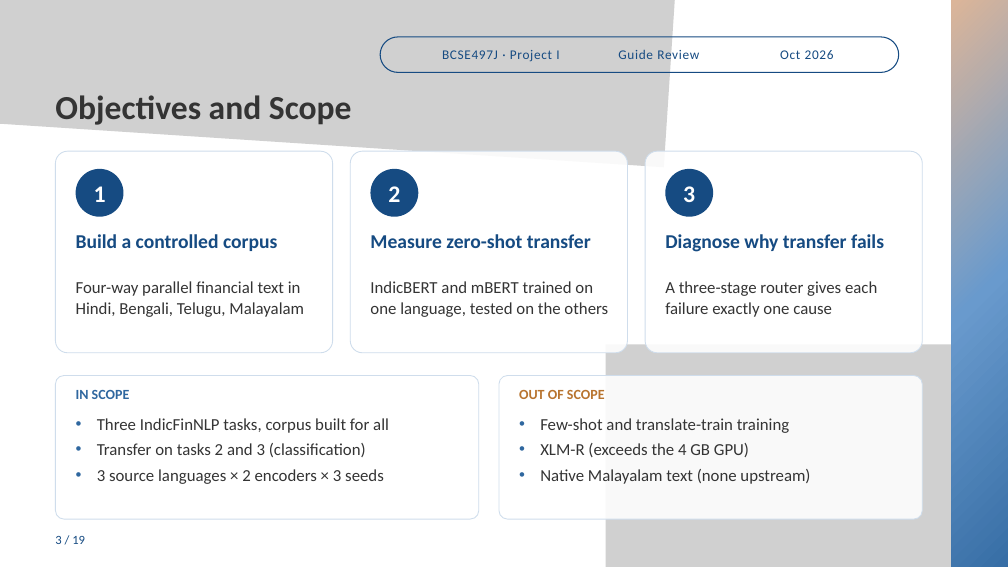
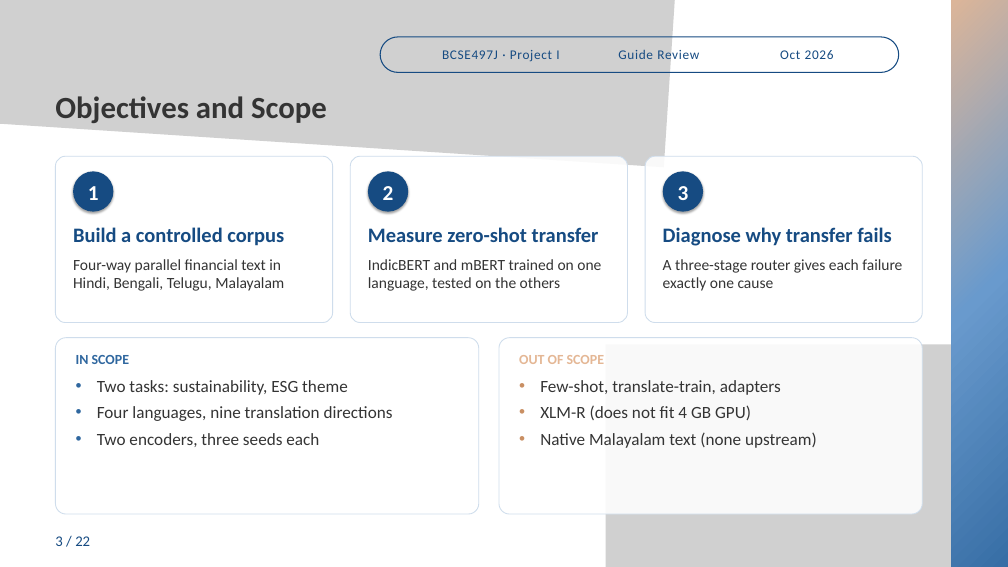
Before and after one commit to souparno-nag/Cross-Linguistic_Transfer_Diagnotic_for_Financial_NLP_in_Indic_Languages, a slide deck: slide 3 of presentation/BCSE497J_Project_I_Final_Review.pptx. Drawn at 1008x567 pixels with LibreOffice and Linux fonts; fonts in the diff are those of the drawing; grey boxes stand for pictures. Boxes give left, top, right and bottom in pixels: in the first picture for what was removed or moved away, otherwise in the second. Text is boxed around its words. In the diff, an @@ line names an element or a change of style, - is before the commit and + after.

Commit message:
Docs: update numeric report, add colour-pages PDF and report PDF; update review deck

```diff
--- a/presentation/BCSE497J_Project_I_Final_Review.pptx
+++ b/presentation/BCSE497J_Project_I_Final_Review.pptx
@@ text "Objectives and Scope" at (x1=55, y1=96, x2=327, y2=123): size 48 to 44 pt @@
@@ rounded rectangle resized from (x1=55, y1=151, x2=333, y2=353) to (x1=55, y1=156, x2=333, y2=323) @@
@@ size 34 to 30.4 pt in 3 elements at (x1=383, y1=186, x2=394, y2=200), (x1=678, y1=186, x2=689, y2=200), (x1=88, y1=186, x2=99, y2=200) @@
@@ shadow on in 3 elements at (x1=368, y1=171, x2=408, y2=212), (x1=663, y1=171, x2=703, y2=212), (x1=73, y1=171, x2=113, y2=212) @@
@@ ellipse resized from (x1=76, y1=169, x2=123, y2=217) to (x1=73, y1=171, x2=113, y2=212) @@
@@ rounded rectangle resized from (x1=350, y1=151, x2=627, y2=353) to (x1=350, y1=156, x2=627, y2=323) @@
@@ ellipse resized from (x1=370, y1=169, x2=418, y2=217) to (x1=368, y1=171, x2=408, y2=212) @@
@@ rounded rectangle resized from (x1=645, y1=151, x2=922, y2=353) to (x1=645, y1=156, x2=922, y2=323) @@
@@ ellipse resized from (x1=665, y1=169, x2=713, y2=217) to (x1=663, y1=171, x2=703, y2=212) @@
@@ text "Build a controlled corpus" moved from (x1=76, y1=234, x2=277, y2=251) to (x1=73, y1=227, x2=284, y2=246) @@
@@ text "Measure zero-shot transfer" moved from (x1=370, y1=234, x2=591, y2=248) to (x1=368, y1=227, x2=599, y2=242) @@
@@ size 28 to 29.2 pt in 3 elements at (x1=73, y1=227, x2=284, y2=246), (x1=368, y1=227, x2=599, y2=242), (x1=663, y1=227, x2=891, y2=246) @@
@@ text "Diagnose why transfer fails" moved from (x1=665, y1=234, x2=884, y2=252) to (x1=663, y1=227, x2=891, y2=246) @@
@@ text "Four-way parallel financial text in ..." moved from (x1=76, y1=281, x2=304, y2=317) to (x1=73, y1=259, x2=284, y2=291) @@
@@ text "IndicBERT and mBERT trained on ..." moved from (x1=370, y1=281, x2=608, y2=317) to (x1=368, y1=259, x2=601, y2=291) @@
@@ size 24 to 22.2 pt in 3 elements at (x1=73, y1=259, x2=284, y2=291), (x1=368, y1=259, x2=601, y2=291), (x1=663, y1=259, x2=902, y2=291) @@
@@ text "A three-stage router gives each ..." moved from (x1=665, y1=281, x2=877, y2=317) to (x1=663, y1=259, x2=902, y2=291) @@
@@ rounded rectangle resized from (x1=55, y1=375, x2=479, y2=519) to (x1=55, y1=338, x2=479, y2=514) @@
@@ text "IN SCOPE" moved from (x1=76, y1=390, x2=130, y2=399) to (x1=76, y1=355, x2=129, y2=364) @@
@@ text "IN SCOPE" at (x1=76, y1=355, x2=129, y2=364): size 20 to 19.9 pt @@
@@ rounded rectangle resized from (x1=499, y1=375, x2=922, y2=519) to (x1=499, y1=338, x2=922, y2=514) @@
@@ text "OUT OF SCOPE" moved from (x1=519, y1=390, x2=605, y2=399) to (x1=519, y1=355, x2=604, y2=364) @@
@@ text "OUT OF SCOPE" at (x1=519, y1=355, x2=604, y2=364): size 20 to 19.9 pt, text colour #B8742F to #E4B795 @@
@@ text at (x1=97, y1=380, x2=393, y2=447): text changed; size 24 to 24.6 pt @@
-• Three IndicFinNLP tasks, corpus built for all
-• Transfer on tasks 2 and 3 (classification)
-• 3 source languages × 2 encoders × 3 seeds
+• Two tasks: sustainability, ESG theme
+• Four languages, nine translation directions
+• Two encoders, three seeds each
@@ text "Few-shot, translate-train, adapters" moved from (x1=540, y1=418, x2=810, y2=484) to (x1=540, y1=380, x2=817, y2=448) @@
@@ text at (x1=540, y1=380, x2=781, y2=420): text changed; size 24 to 24.6 pt @@
-• Few-shot and translate-train training
-• XLM-R (exceeds the 4 GB GPU)
+• Few-shot, translate-train, adapters
+• XLM-R (does not fit 4 GB GPU)
@@ text at (x1=540, y1=433, x2=817, y2=448): size 24 to 24.6 pt in "Native Malayalam text (none upstream)"; bullet colour #2F679F to #C98F63 @@
@@ text at (x1=55, y1=536, x2=90, y2=546): text changed; size 18 to 21.1 pt @@
-3 / 19
+3 / 22
```
Also in this commit, not shown: 9 other slides changed, 12 slides added, 9 slides removed, 4 other files.
